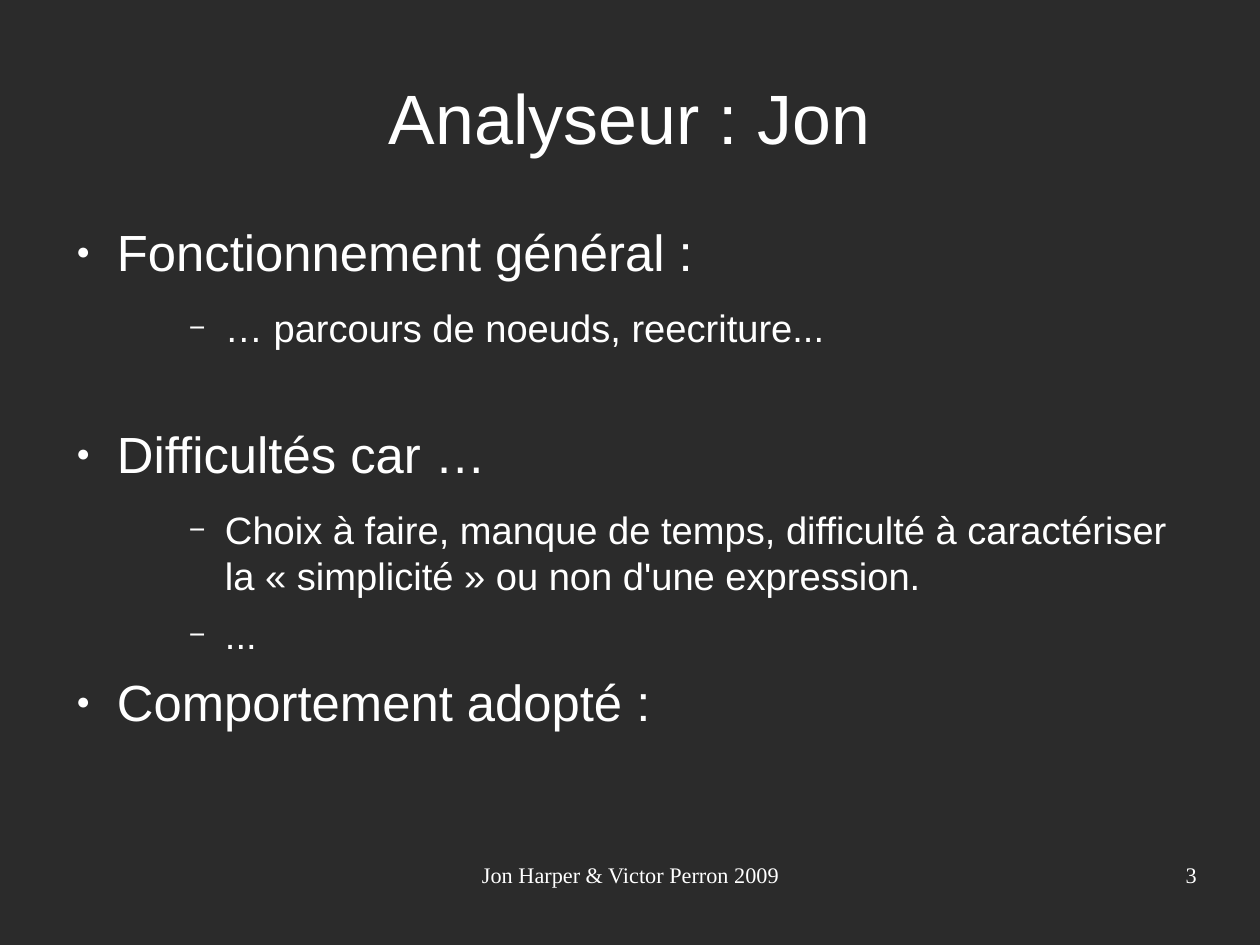
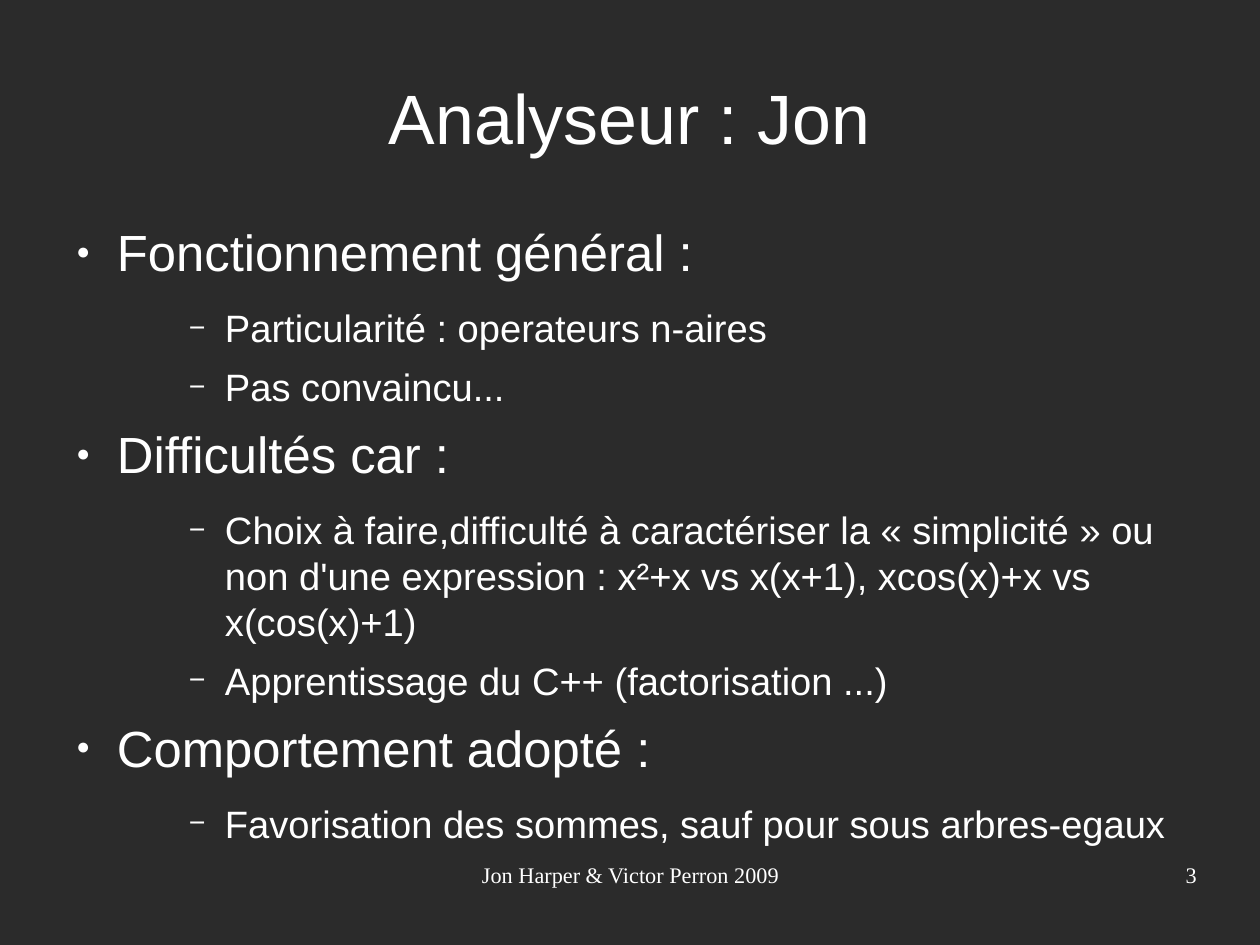
Before and after one commit to vperron/PJL380, a slide deck: slide 3 of projet_libre.odp. Drawn at 1260x945 pixels with LibreOffice and Linux fonts; fonts in the diff are those of the drawing; background and template pictures are left out; a plain dark background stands for a picture behind light text. Boxes give left, top, right and bottom in pixels: in the first picture for what was removed or moved away, otherwise in the second. Text is boxed around its words. In the diff, an @@ line names an element or a change of style, - is before the commit and + after.

Commit message:
fin de la présentation :)

```diff
--- a/projet_libre.odp
+++ b/projet_libre.odp
@@ text at box(117, 314, 1153, 703): text changed @@
-    − … parcours de noeuds, reecriture...
-● Difficultés car …
-    − Choix à faire, manque de temps, difficulté à caractériser la « simplicité » ou non d'une expression.
-    − ...
+    − Particularité : operateurs n-aires
+    − Pas convaincu...
+● Difficultés car :
+    − Choix à faire,difficulté à caractériser la « simplicité » ou non d'une expression : x²+x vs x(x+1), xcos(x)+x vs x(cos(x)+1)
+    − Apprentissage du C++ (factorisation ...)
@@ text at box(225, 810, 1165, 846): paragraph added @@
+    − Favorisation des sommes, sauf pour sous arbres-egaux
```
Also in this commit, not shown: 4 other slides changed.
